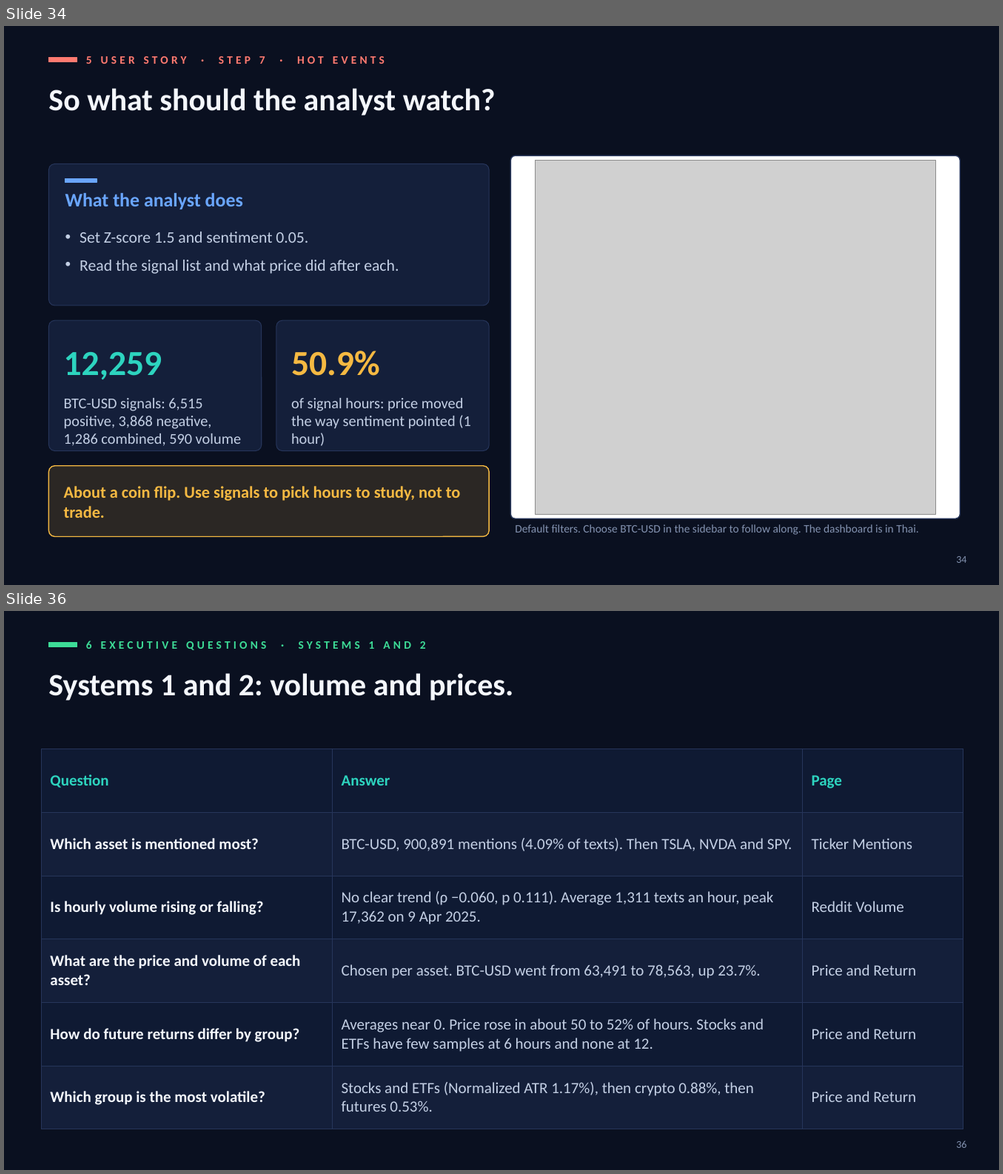
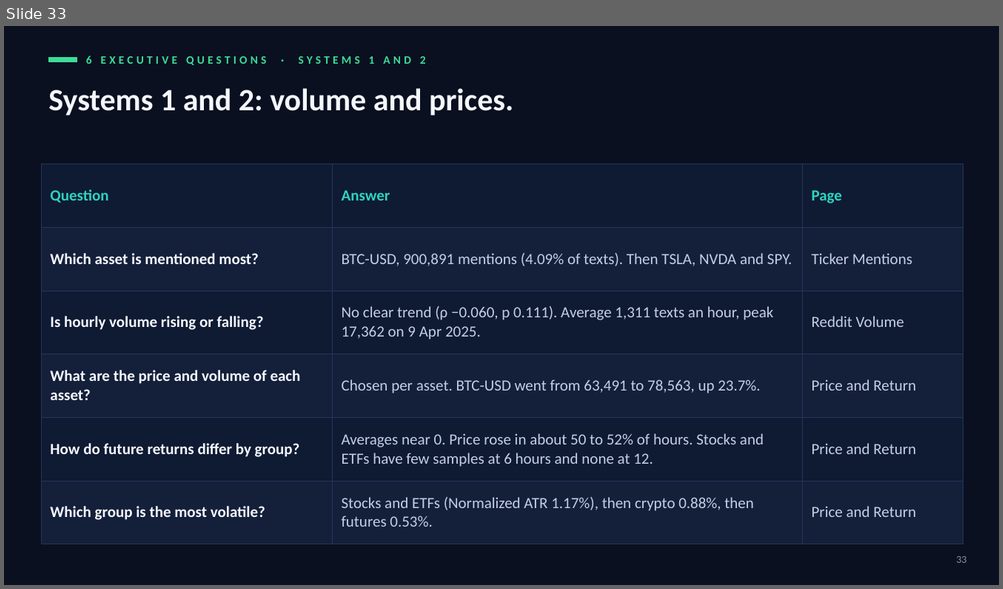
Before and after one commit to cat-arm/reddit-sentiment-market-warehouse-is, a slide deck: docs/presentation/defence_deck_en_v5.pptx. Shown one above the other, each under a label of ours: slides 34 and 36 before the commit, slide 33 after it; the slides between them are not shown. The pictures are 1003x1174 and 1003x589 pixels, drawn with LibreOffice and Linux fonts; fonts in the diff are those of the drawing; grey boxes stand for pictures. Boxes give left, top, right and bottom in pixels: in the first picture for what was removed or moved away, otherwise in the second. Text is boxed around its words. In the diff, an @@ line names an element or a change of style, - is before the commit and + after.

```diff
--- a/docs/presentation/defence_deck_en_v5.pptx
+++ b/docs/presentation/defence_deck_en_v5.pptx
@@ slide 34 removed at bbox=[4, 26, 999, 585], background #0A1020 @@
@@ rectangle removed at bbox=[48, 57, 77, 62] @@
@@ text removed at bbox=[86, 56, 384, 64] @@
-5 USER STORY · STEP 7 · HOT EVENTS
@@ text removed at bbox=[48, 88, 495, 116] @@
-So what should the analyst watch?
@@ rounded rectangle removed at bbox=[511, 156, 960, 519] @@
@@ rounded rectangle removed at bbox=[48, 164, 489, 306] @@
@@ rectangle removed at bbox=[65, 179, 96, 183] @@
@@ picture removed at bbox=[535, 160, 936, 514] @@
@@ text removed at bbox=[65, 193, 243, 210] @@
-What the analyst does
@@ text removed at bbox=[79, 232, 398, 274] @@
-• Set Z-score 1.5 and sentiment 0.05.
-• Read the signal list and what price did after each.
@@ rounded rectangle removed at bbox=[48, 321, 262, 452] @@
@@ rounded rectangle removed at bbox=[276, 321, 489, 452] @@
@@ text removed at bbox=[64, 352, 162, 380] @@
-12,259
@@ text removed at bbox=[291, 351, 380, 376] @@
-50.9%
@@ text removed at bbox=[64, 398, 241, 446] @@
-BTC-USD signals: 6,515 positive, 3,868 negative, 1,286 combined, 590 volume
@@ text removed at bbox=[291, 398, 470, 446] @@
-of signal hours: price moved the way sentiment pointed (1 hour)
@@ rounded rectangle removed at bbox=[48, 466, 489, 537] @@
@@ text removed at bbox=[64, 486, 461, 518] @@
-About a coin flip. Use signals to pick hours to study, not to trade.
@@ text removed at bbox=[515, 525, 918, 535] @@
-Default filters. Choose BTC-USD in the sidebar to follow along. The dashboard is in Thai.
@@ page number removed at bbox=[956, 557, 966, 563] @@
-34
@@ what was slide 36 is now slide 33 @@
@@ page number at bbox=[956, 557, 966, 563]: text changed @@
-36
+33
```
Also in this commit, not shown: 2 slides changed, 5 slides added, 7 other slides removed.
